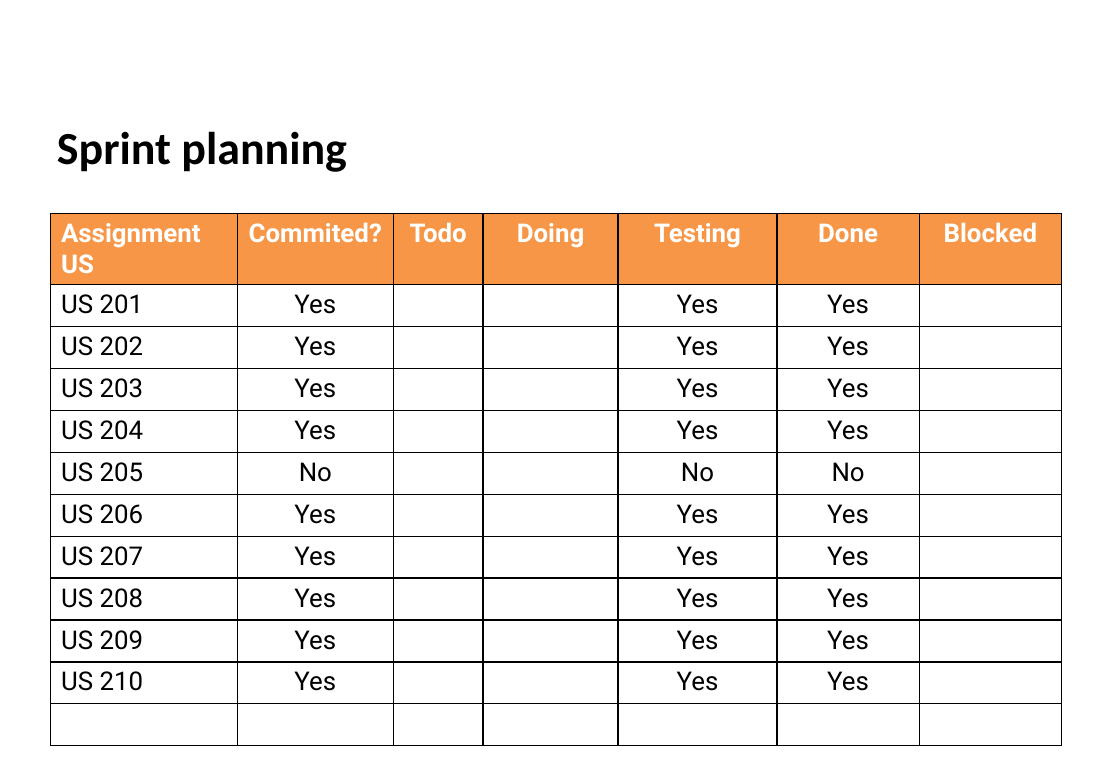
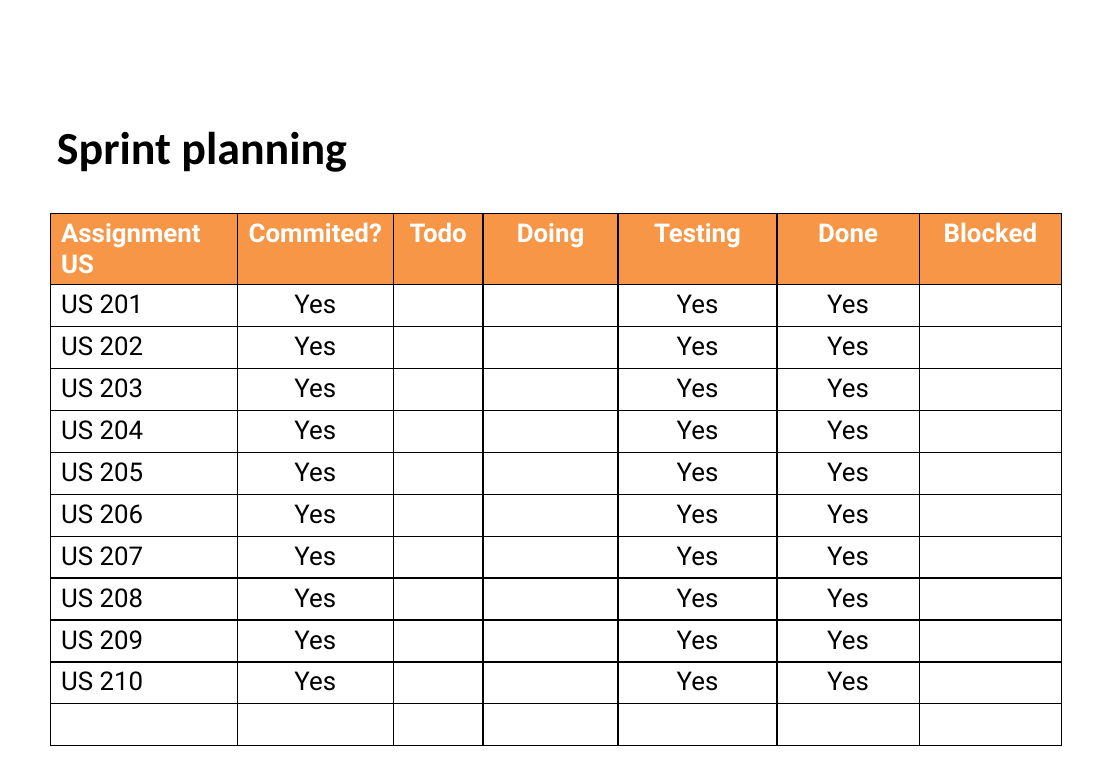
Before and after one commit to Diogosadias/LEI_PI_SEM3, a slide deck: slide 3 of docs/Sprint 2/LAPR3 - Sprint 2 Status Report.pptx. Drawn at 1120x775 pixels with LibreOffice and Linux fonts; fonts in the diff are those of the drawing; background and template pictures are left out. Boxes give left, top, right and bottom in pixels: in the first picture for what was removed or moved away, otherwise in the second. Text is boxed around its words. In the diff, an @@ line names an element or a change of style, - is before the commit and + after.

```diff
--- a/docs/Sprint 2/LAPR3 - Sprint 2 Status Report.pptx
+++ b/docs/Sprint 2/LAPR3 - Sprint 2 Status Report.pptx
@@ table at <box>51,214,1063,718</box> @@
-row 6: US 205 | No |  |  | No | No | 
+row 6: US 205 | Yes |  |  | Yes | Yes | 
```
Also in this commit, not shown: 2 other slides changed.
